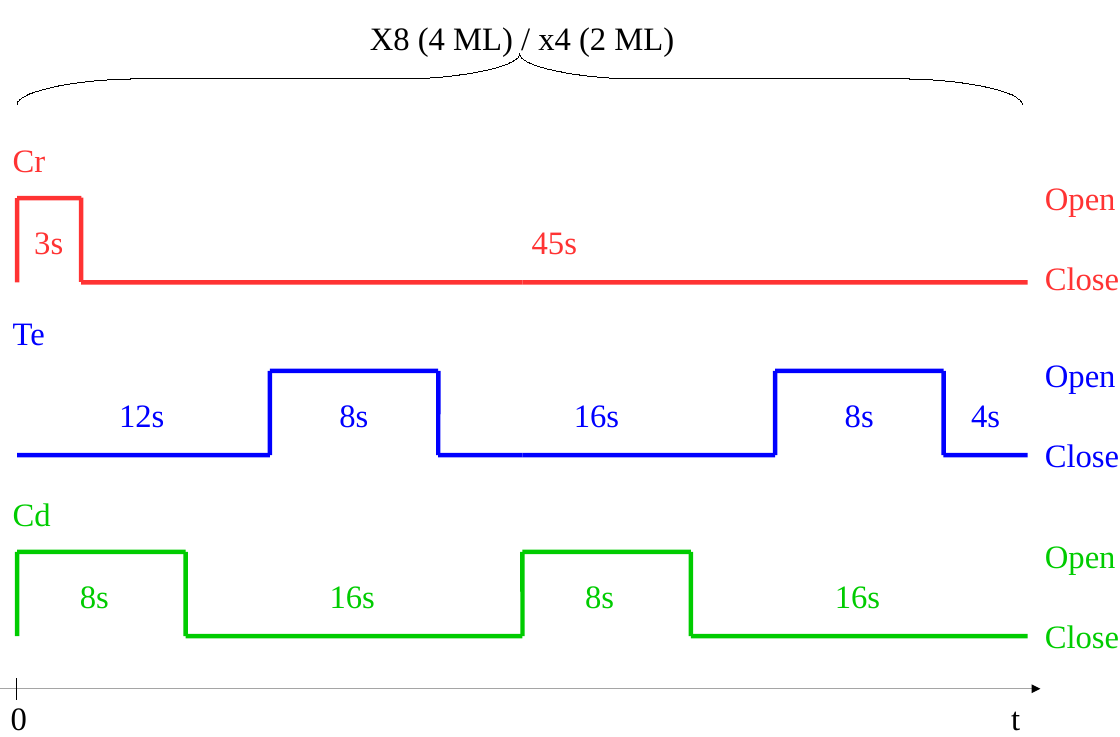
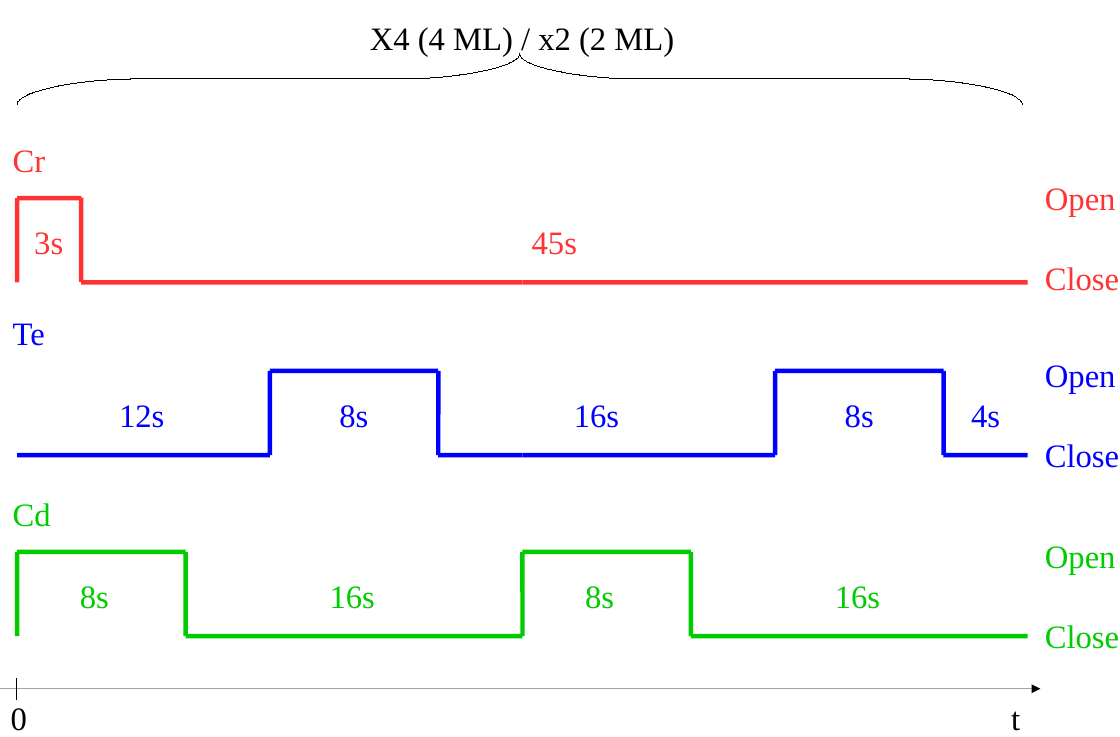
Before and after one commit to audreyazura/PhDThesis, a slide deck: slide 1 of 02-GrowthQDs/Pictures/RecipeSFD.odp. Drawn at 1120x737 pixels with LibreOffice and Linux fonts; fonts in the diff are those of the drawing. Boxes give left, top, right and bottom in pixels: in the first picture for what was removed or moved away, otherwise in the second. Text is boxed around its words. In the diff, an @@ line names an element or a change of style, - is before the commit and + after.

```diff
--- a/02-GrowthQDs/Pictures/RecipeSFD.odp
+++ b/02-GrowthQDs/Pictures/RecipeSFD.odp
@@ text at bbox=[370, 27, 674, 56]: text changed @@
-X8 (4 ML) / x4 (2 ML)
+X4 (4 ML) / x2 (2 ML)
```
Also in this commit, not shown: 20 other files.
